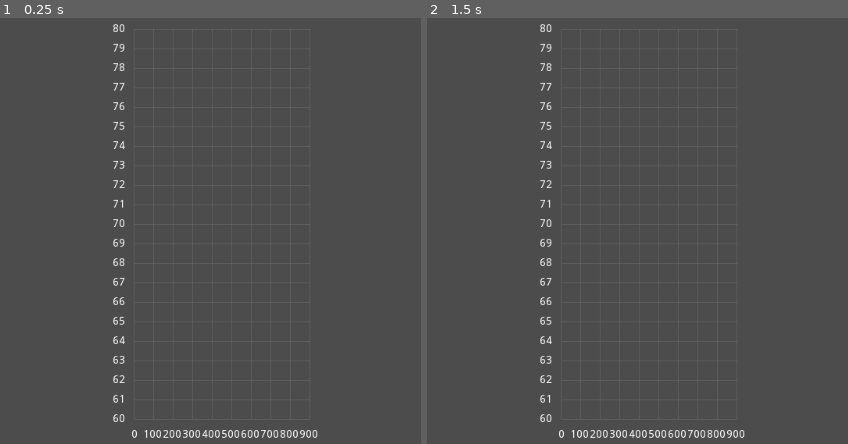
Above: before the commit, frames 1-2 (left to right).
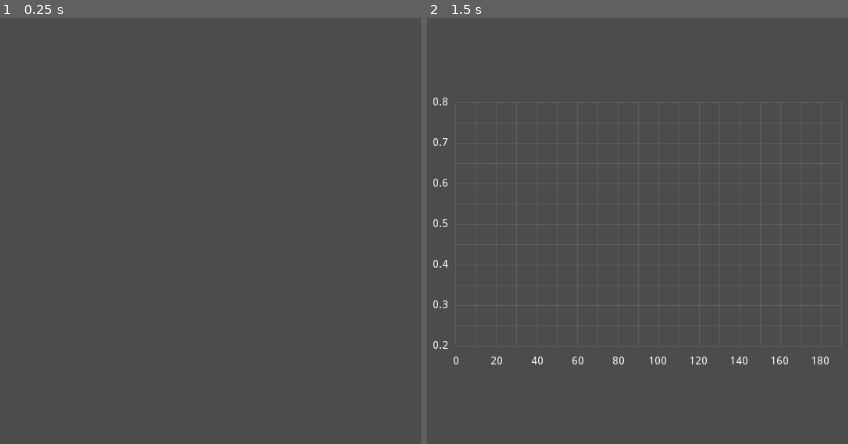
Above: after the commit, the same moments.

Repository: nevs-devs/cars
Game: Godot game, scene res://Main.tscn
The game is run twice, just before and just after one commit, with the same random seed, the same clock (stepped at 60 frames per second) and the same inputs.
Inputs:
- Up to frame 1 (0.25 s): no input
- Up to frame 2 (1.5 s): tap Enter (ui_accept) at 0.5, 0.6, 0.77, 1.07, 1.25, 1.35 s

The runs differ from the first frame. In frame 1, 1.1% of the frame differs, in the area x 26-76%, y 1-99%; in frame 2, 1.8%, in the area x 1-99%, y 1-99%.

Commit message:
api for charts added

Diff:
--- a/Chart.gd
+++ b/Chart.gd
@@ -1,34 +1,53 @@
 extends Node2D
 
 const axis_label = preload("res://AxisLabel.tscn")
-const CANVAS_SIZE = 500
-const YMIN = 60
-const YMAX = 80
-const YSTEP = 1
-const XMIN = 0
-const XMAX = 900
-const XSTEP = 100
-var cols
-var rows
-var cell_size
+const CANVAS_SIZE: int = 500
+var cols: int = 0
+var rows: int = 0
+var cell_size: float
+var i = 0
+var initial_pos : Vector2
+var labels : Array
 
 func _ready():
-	rows = (YMAX - YMIN) / YSTEP
-	cols = (XMAX - XMIN) / XSTEP
+	initial_pos = position
+
+func _process(delta):
+	if Input.is_action_just_pressed("ui_accept"):
+		if i == 0:
+			draw_chart(0, 100, 10, 2, 23, 49, 1, 2, [[]])
+			i+=1
+		else:
+			draw_chart(0, 200, 10, 4, 0.2, 0.8, 0.05, 2, [[]])
+
+func draw_chart(x_min: float, x_max: float, x_step: float, x_label_every: int, y_min: float, y_max: float, y_step: float, y_label_every: int, data: Array):
+	if len(labels) > 0:
+		for l in labels:
+			l.queue_free()
+		labels.clear()
+
+	cols = (x_max - y_min) / x_step
+	rows = (y_max - y_min) / y_step
 	cell_size = CANVAS_SIZE / max(rows, cols)
-	position -= Vector2((cols * cell_size) / 2, (rows * cell_size) / 2)
+	position = initial_pos - Vector2((cols * cell_size) / 2, (rows * cell_size) / 2)
 
 	for c in range(cols + 1):
-		var label = axis_label.instance()
-		label.get_node("Label").text = str(XMIN + XSTEP * c)
-		label.position = Vector2(cell_size * c, cell_size * rows + 20)
-		add_child(label)
+		if c % 2 == 0:
+			var label = axis_label.instance()
+			label.get_node("Label").text = str(x_min + x_step * c)
+			label.position = Vector2(cell_size * c, cell_size * rows + 20)
+			labels.append(label)
+			add_child(label)
 
 	for r in range(rows + 1):
-		var label = axis_label.instance()
-		label.get_node("Label").text = str(YMIN + YSTEP * (rows - r))
-		label.position = Vector2(-20 , cell_size * r)
-		add_child(label)
+		if r % 2 == 0:
+			var label = axis_label.instance()
+			label.get_node("Label").text = str(y_min + y_step * (rows - r))
+			label.position = Vector2(-20 , cell_size * r)
+			labels.append(label)
+			add_child(label)
+
+	update()
 
 func _draw():
 	for c in range(cols + 1):
